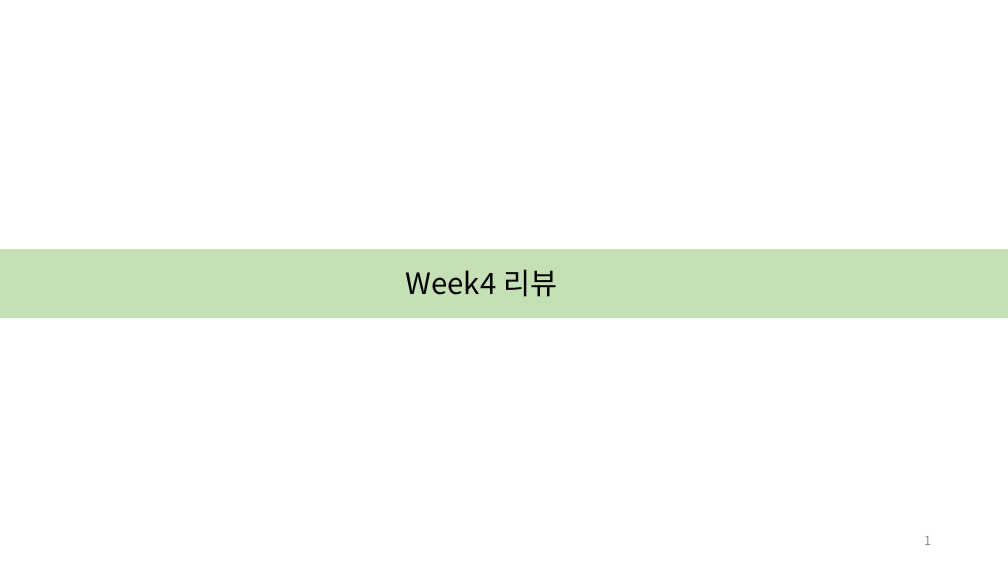
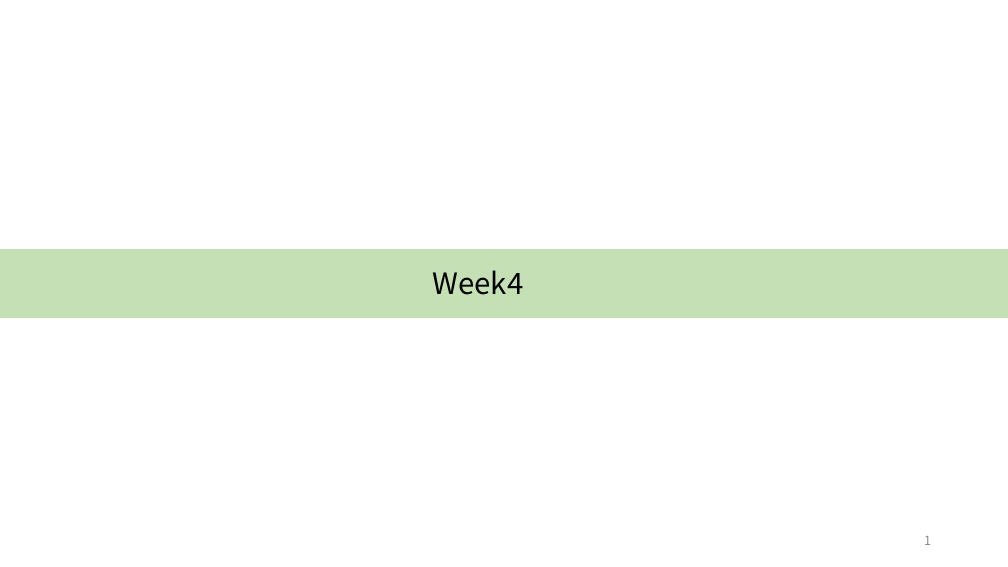
Before and after one commit to yejin087/study_image_caption, a slide deck: slide 1 of 4주차.pptx. Drawn at 1008x567 pixels with LibreOffice and Linux fonts; fonts in the diff are those of the drawing. Boxes give left, top, right and bottom in pixels: in the first picture for what was removed or moved away, otherwise in the second. Text is boxed around its words. In the diff, an @@ line names an element or a change of style, - is before the commit and + after.

```diff
--- a/4주차.pptx
+++ b/4주차.pptx
@@ text at <box>433,270,524,295</box>: text changed @@
-Week4 리뷰
+Week4
```
Also in this commit, not shown: 6 other slides changed, 2 slides added.
